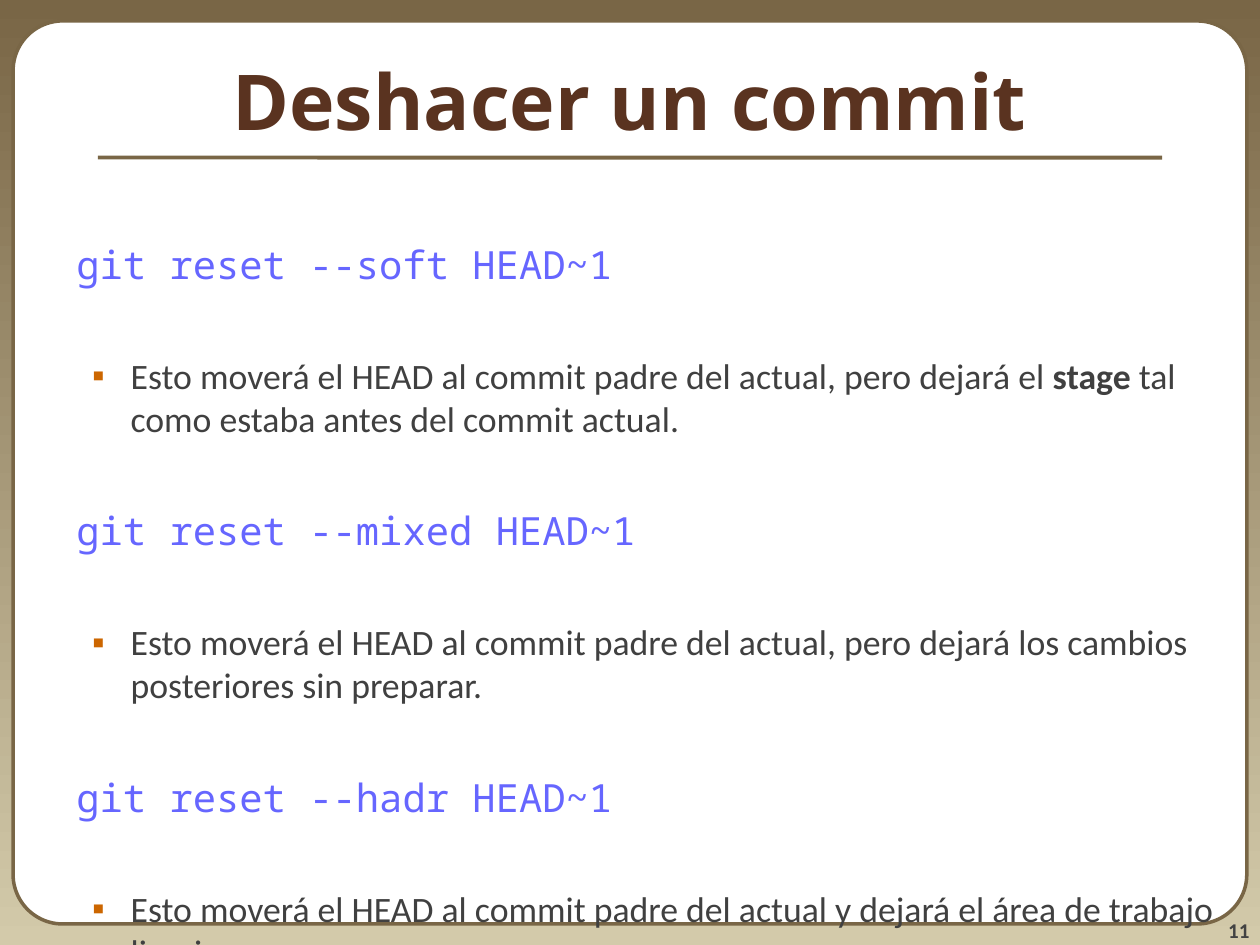
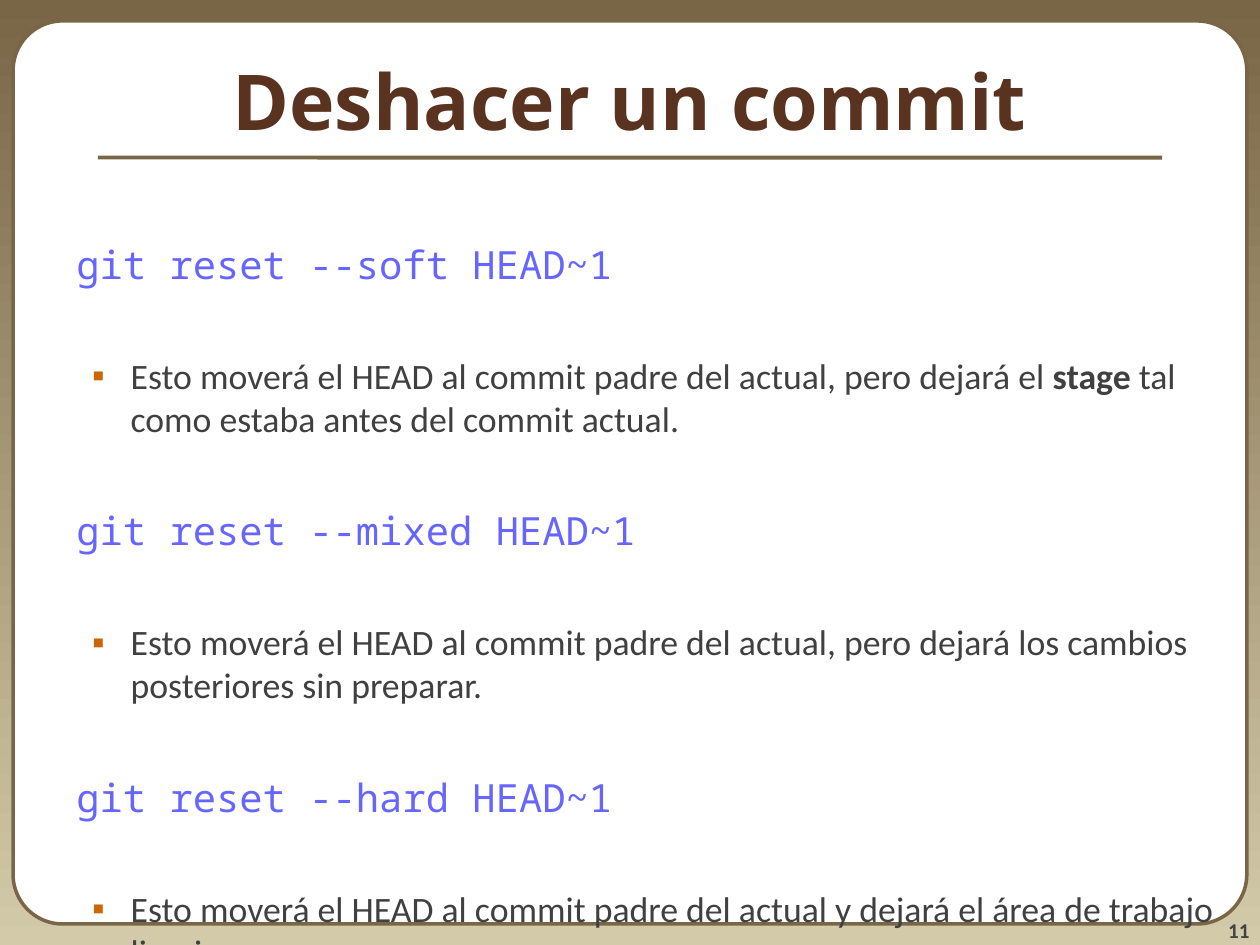
Before and after one commit to GonzaloBarroGil/git-course, a slide deck: slide 11 of slides/module3.odp. Drawn at 1260x945 pixels with LibreOffice and Linux fonts; fonts in the diff are those of the drawing. Boxes give left, top, right and bottom in pixels: in the first picture for what was removed or moved away, otherwise in the second. Text is boxed around its words. In the diff, an @@ line names an element or a change of style, - is before the commit and + after.

Commit message:
fix(module3): fix synthax error for reset

```diff
--- a/slides/module3.odp
+++ b/slides/module3.odp
@@ text at [76,782,612,822]: text changed @@
-git reset --hadr HEAD~1
+git reset --hard HEAD~1
```
